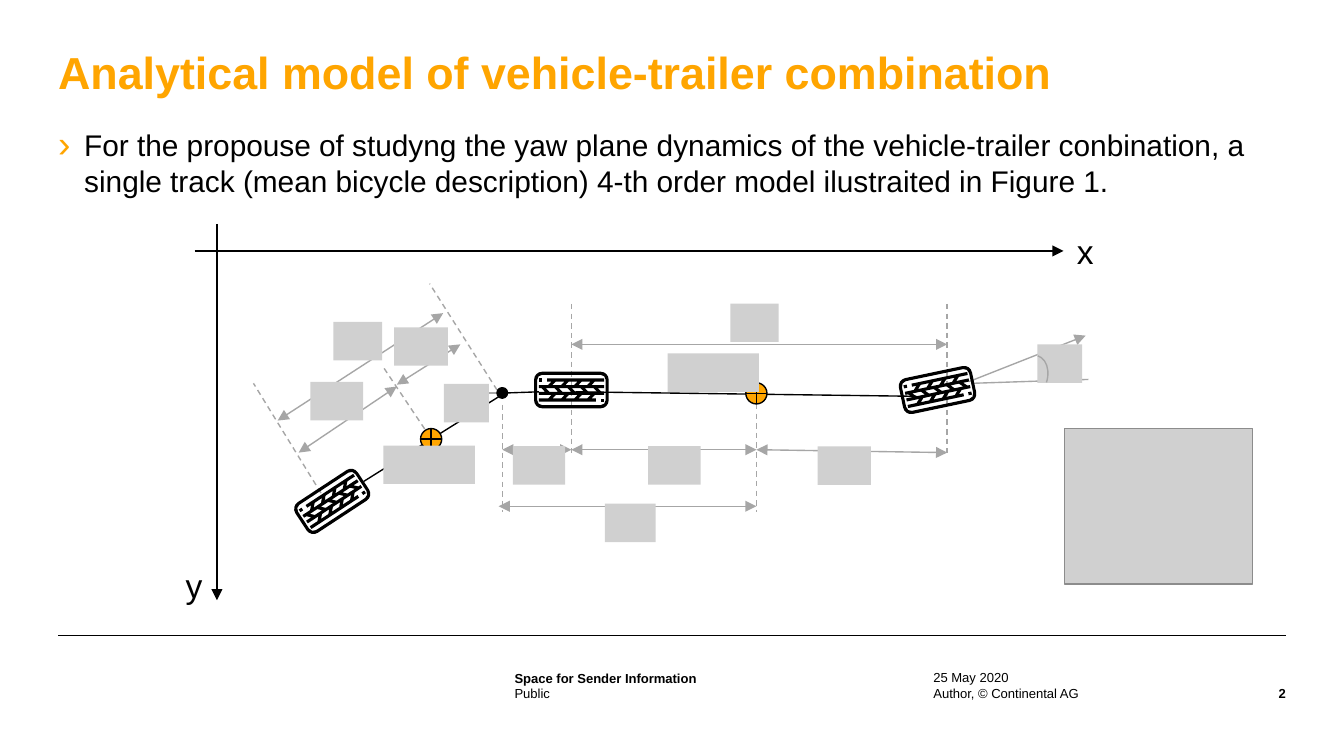
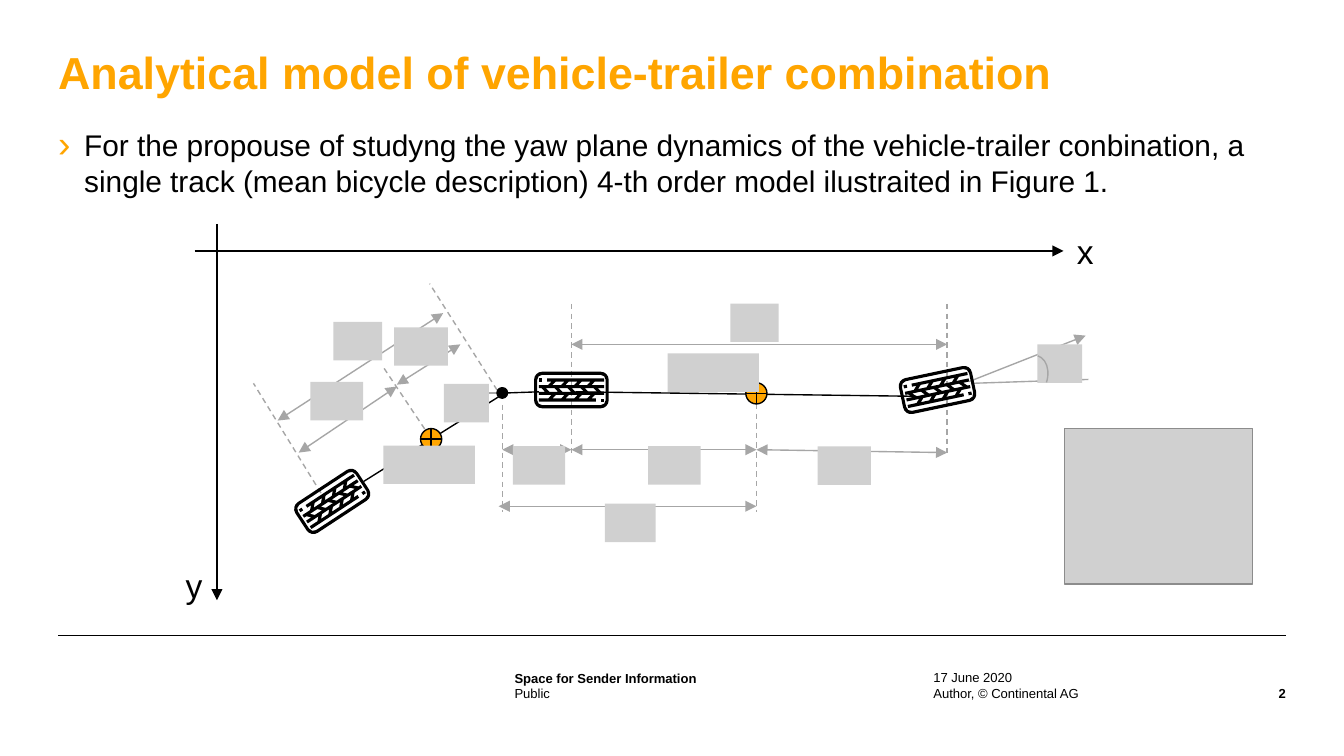
Before and after one commit to lfc-256/ControlBDA, a slide deck: slide 2 of External/Knowledg_sharing/Lateral Control Passenger Cars with Trailer.pptx. Drawn at 1344x756 pixels with LibreOffice and Linux fonts; fonts in the diff are those of the drawing; grey boxes stand for pictures; background and template pictures are left out. Boxes give left, top, right and bottom in pixels: in the first picture for what was removed or moved away, otherwise in the second. Text is boxed around its words. In the diff, an @@ line names an element or a change of style, - is before the commit and + after.

Commit message:
TASK: Merge presentation document
Document with the full information about vehicle-trailer dynamic

Resolves: Vehicle-Trailer Dynamics #20 and #27

```diff
--- a/External/Knowledg_sharing/Lateral Control Passenger Cars with Trailer.pptx
+++ b/External/Knowledg_sharing/Lateral Control Passenger Cars with Trailer.pptx
@@ text at (933, 673, 1012, 682): text changed @@
-25 May 2020
+17 June 2020
```
Also in this commit, not shown: 2 other slides changed, 8 slides added.
